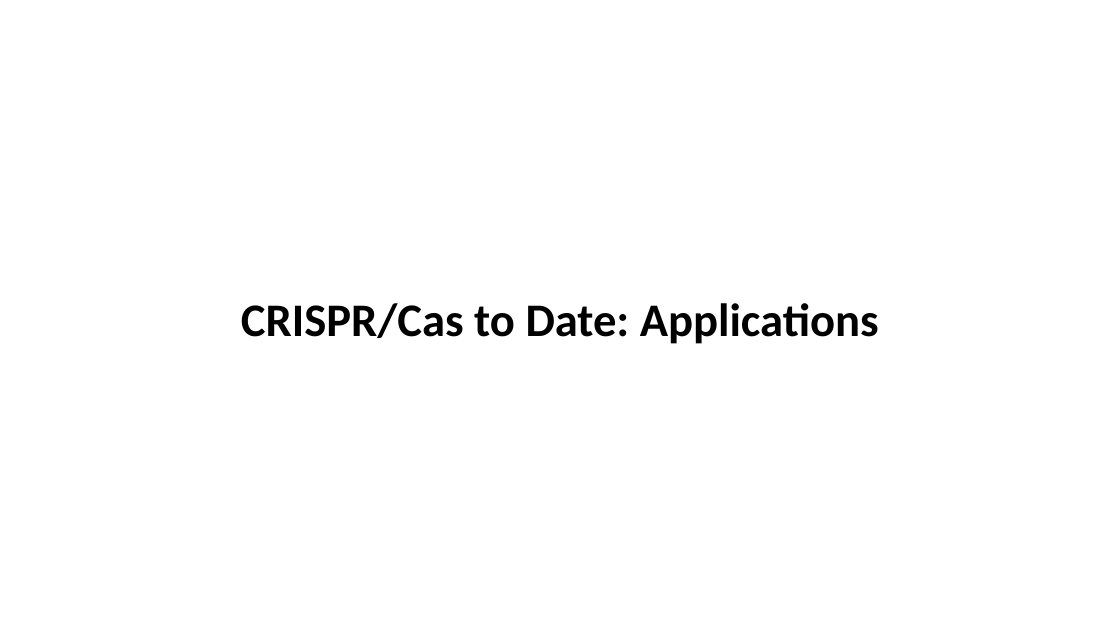
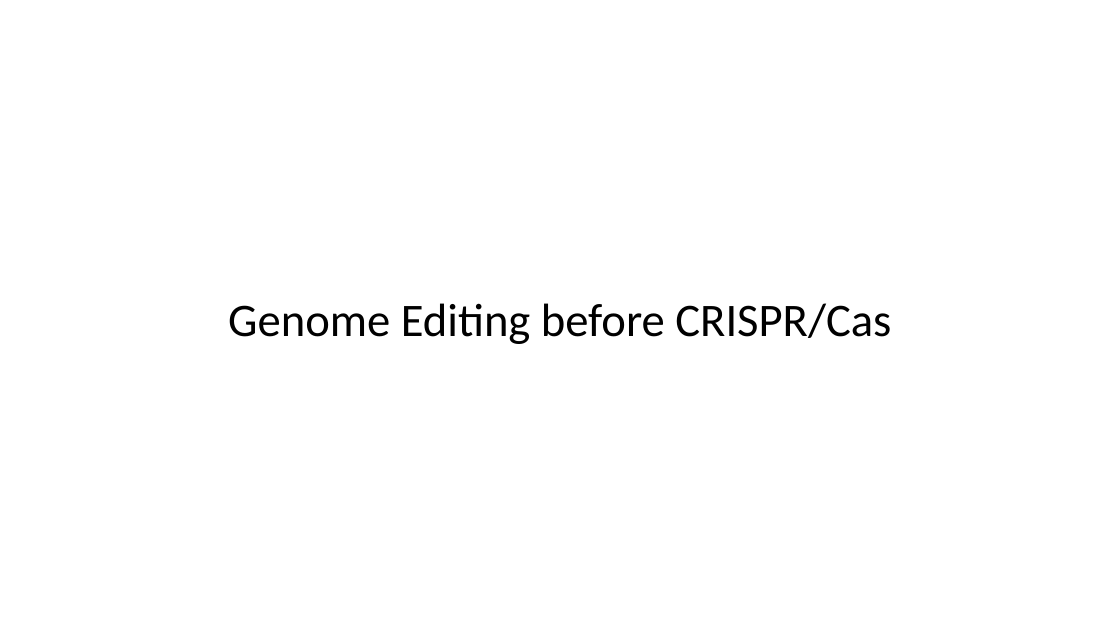
Before and after one commit to vwOvOwv/PKU-Undergraduate-Course, a slide deck: slide 6 of 遗传学(Genetics)/讨论课/Topic-3_遗传学技术/CRISPR-Cas.pptx (slide 21 before the commit). Drawn at 1120x630 pixels with LibreOffice and Linux fonts; fonts in the diff are those of the drawing. Boxes give left, top, right and bottom in pixels: in the first picture for what was removed or moved away, otherwise in the second. Text is boxed around its words. In the diff, an @@ line names an element or a change of style, - is before the commit and + after.

```diff
--- a/遗传学(Genetics)/讨论课/Topic-3_遗传学技术/CRISPR-Cas.pptx
+++ b/遗传学(Genetics)/讨论课/Topic-3_遗传学技术/CRISPR-Cas.pptx
@@ text at <box>228,303,891,344</box>: text changed; bold off @@
-CRISPR/Cas to Date: Applications
+Genome Editing before CRISPR/Cas
```
Also in this commit, not shown: 8 other slides changed, 5 slides added, 2 slides removed.
